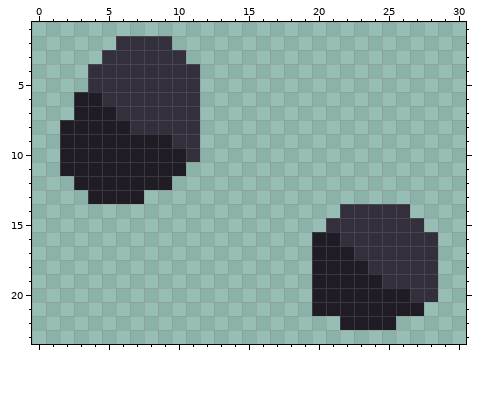
One commit to this pixel-art sprite: sprites/blocks/environment/ore-obsidian1.png. The first picture shows the starting point.
The file is 32x32 pixels. Shown: x 0..30, y 1..23.
And afterwards:
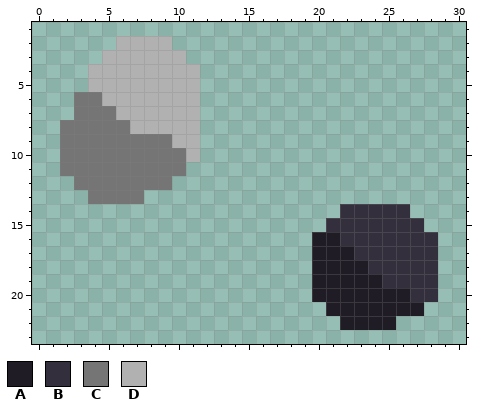
Palette (. is transparent): A #1f1c25  B #342f3d  C #757575  D #b1b1b1
Change:
@@ x 0..13 @@
  1 ..............
- 2 ......BBBB....
- 3 .....BBBBBB...
- 4 ....BBBBBBBB..
- 5 ....BBBBBBBB..
- 6 ...AABBBBBBB..
- 7 ...AAABBBBBB..
- 8 ..AAAAABBBBB..
- 9 ..AAAAAAAABB..
-10 ..AAAAAAAAAB..
-11 ..AAAAAAAAA...
-12 ...AAAAAAA....
-13 ....AAAA......
+ 2 ......DDDD....
+ 3 .....DDDDDD...
+ 4 ....DDDDDDDD..
+ 5 ....DDDDDDDD..
+ 6 ...CCDDDDDDD..
+ 7 ...CCCDDDDDD..
+ 8 ..CCCCCDDDDD..
+ 9 ..CCCCCCCCDD..
+10 ..CCCCCCCCCD..
+11 ..CCCCCCCCC...
+12 ...CCCCCCC....
+13 ....CCCC......
 14 ..............
@@ x 18..22 @@
 20 ..AAA
-21 ..AAA
+21 ...AA
 22 ....A
Changed places in both pictures, as pixel boxes (x1, y1, x2, y2):
changed: (60, 36, 200, 204)
erased: (312, 302, 326, 316)
